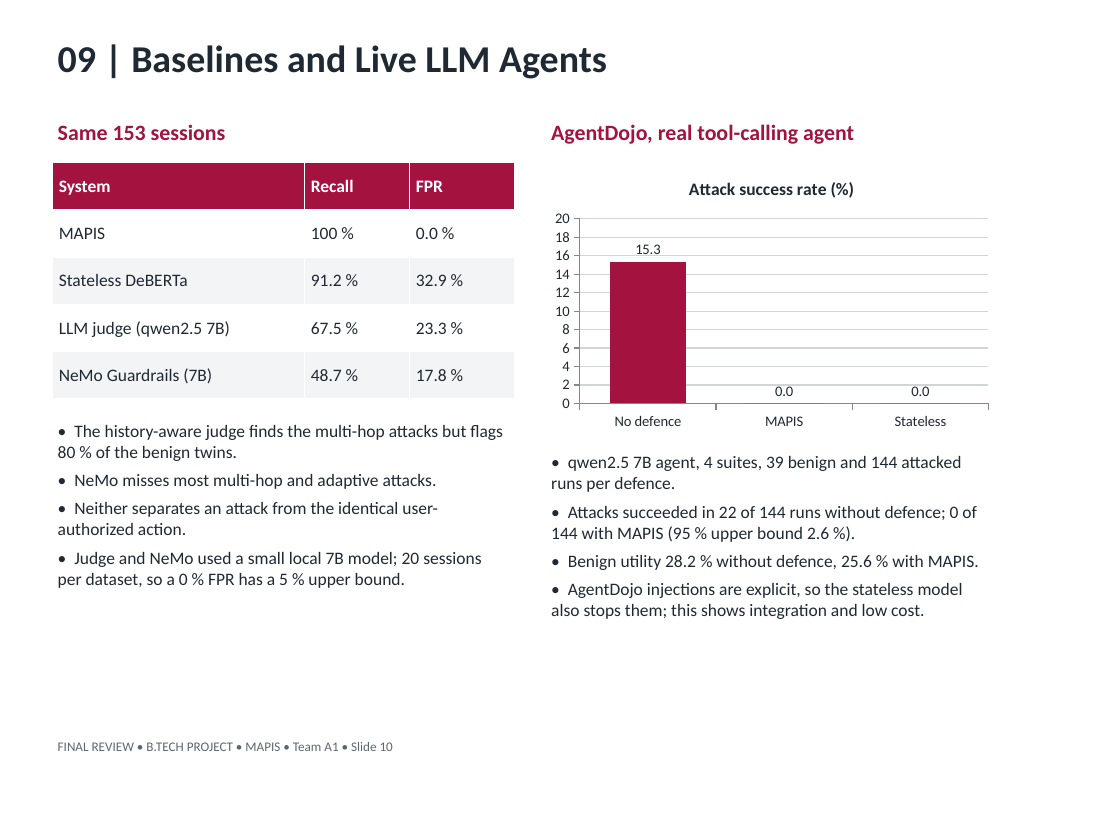
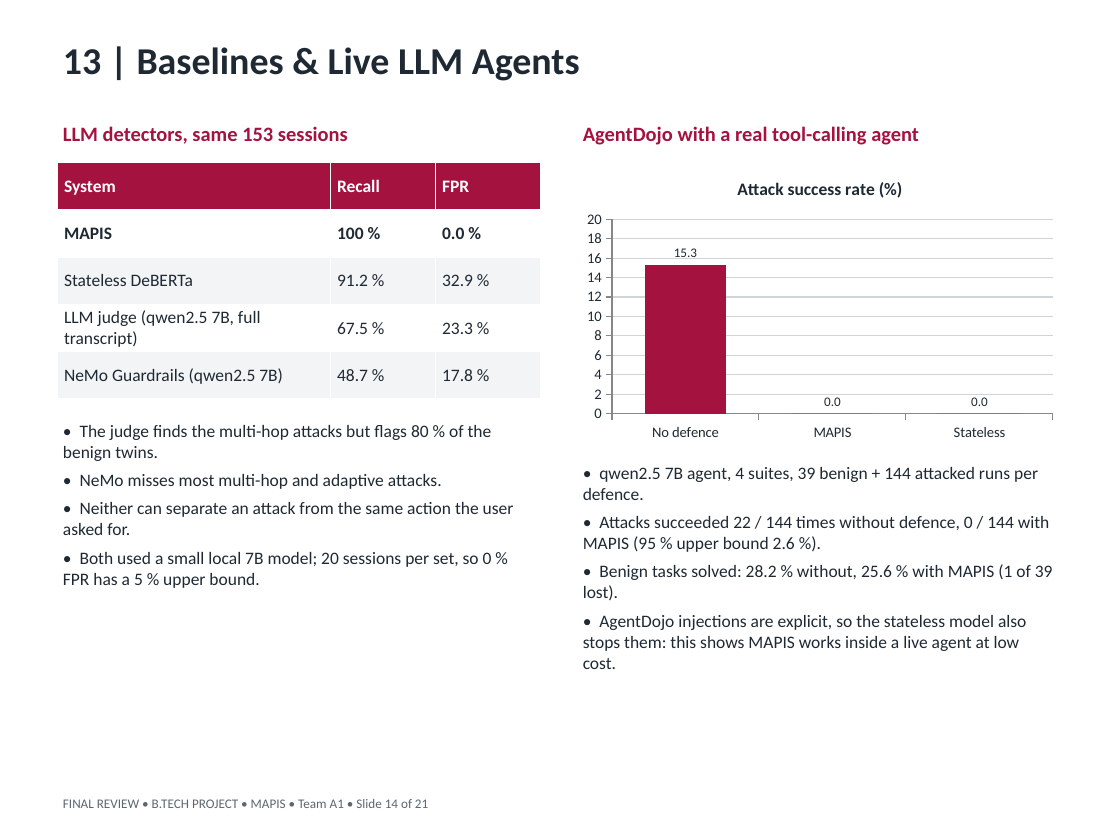
Before and after one commit to Vishnu868/Mapis, a slide deck: slide 14 of docs/presentation/MAPIS_Final_Review.pptx (slide 10 before the commit). Drawn at 1120x840 pixels with LibreOffice and Linux fonts; fonts in the diff are those of the drawing. Boxes give left, top, right and bottom in pixels: in the first picture for what was removed or moved away, otherwise in the second. Text is boxed around its words. In the diff, an @@ line names an element or a change of style, - is before the commit and + after.

Commit message:
Final review deck: 21 slides on the First Review template with the latest 5-seed and tampering-check results; replaces the Beamer deck in docs/final

```diff
--- a/docs/presentation/MAPIS_Final_Review.pptx
+++ b/docs/presentation/MAPIS_Final_Review.pptx
@@ text at (63, 47, 580, 81): text changed @@
-09 | Baselines and Live LLM Agents
+13 | Baselines & Live LLM Agents
@@ text at (63, 126, 348, 144): text changed; size 15 to 14 pt @@
-Same 153 sessions
+LLM detectors, same 153 sessions
@@ text at (583, 126, 919, 145): text changed; size 15 to 14 pt @@
-AgentDojo, real tool-calling agent
+AgentDojo with a real tool-calling agent
@@ table at (58, 163, 541, 399) @@
-row 4, column 1: LLM judge (qwen2.5 7B)
+row 4, column 1: LLM judge (qwen2.5 7B, full transcript)
-row 5, column 1: NeMo Guardrails (7B)
+row 5, column 1: NeMo Guardrails (qwen2.5 7B)
@@ bold on in "MAPIS", "100 %", "0.0 %" @@
@@ table: place and size @@
-table at (52, 163, 514, 399)
+table at (58, 163, 541, 399)
@@ column chart at (577, 163, 1062, 446) @@
@@ data labels of Attack success rate (%) changed @@
@@ column chart: place and size @@
-column chart at (546, 163, 997, 436)
+column chart at (577, 163, 1062, 446)
@@ text at (63, 425, 492, 461): text changed @@
-• The history-aware judge finds the multi-hop attacks but flags 80 % of the benign twins.
+• The judge finds the multi-hop attacks but flags 80 % of the benign twins.
@@ text at (583, 467, 1053, 669): text changed @@
-• qwen2.5 7B agent, 4 suites, 39 benign and 144 attacked runs per defence.
-• Attacks succeeded in 22 of 144 runs without defence; 0 of 144 with MAPIS (95 % upper bound 2.6 %).
-• Benign utility 28.2 % without defence, 25.6 % with MAPIS.
-• AgentDojo injections are explicit, so the stateless model also stops them; this shows integration and low cost.
+• qwen2.5 7B agent, 4 suites, 39 benign + 144 attacked runs per defence.
+• Attacks succeeded 22 / 144 times without defence, 0 / 144 with MAPIS (95 % upper bound 2.6 %).
+• Benign tasks solved: 28.2 % without, 25.6 % with MAPIS (1 of 39 lost).
+• AgentDojo injections are explicit, so the stateless model also stops them: this shows MAPIS works inside a live agent at low cost.
@@ text at (63, 502, 514, 588): text changed @@
-• Neither separates an attack from the identical user-authorized action.
-• Judge and NeMo used a small local 7B model; 20 sessions per dataset, so a 0 % FPR has a 5 % upper bound.
+• Neither can separate an attack from the same action the user asked for.
+• Both used a small local 7B model; 20 sessions per set, so 0 % FPR has a 5 % upper bound.
@@ text at (63, 799, 428, 808): text changed @@
-FINAL REVIEW • B.TECH PROJECT • MAPIS • Team A1 • Slide 10
+FINAL REVIEW • B.TECH PROJECT • MAPIS • Team A1 • Slide 14 of 21
```
Also in this commit, not shown: 13 other slides changed, 7 slides added, 3 slides removed, 6 other files.
